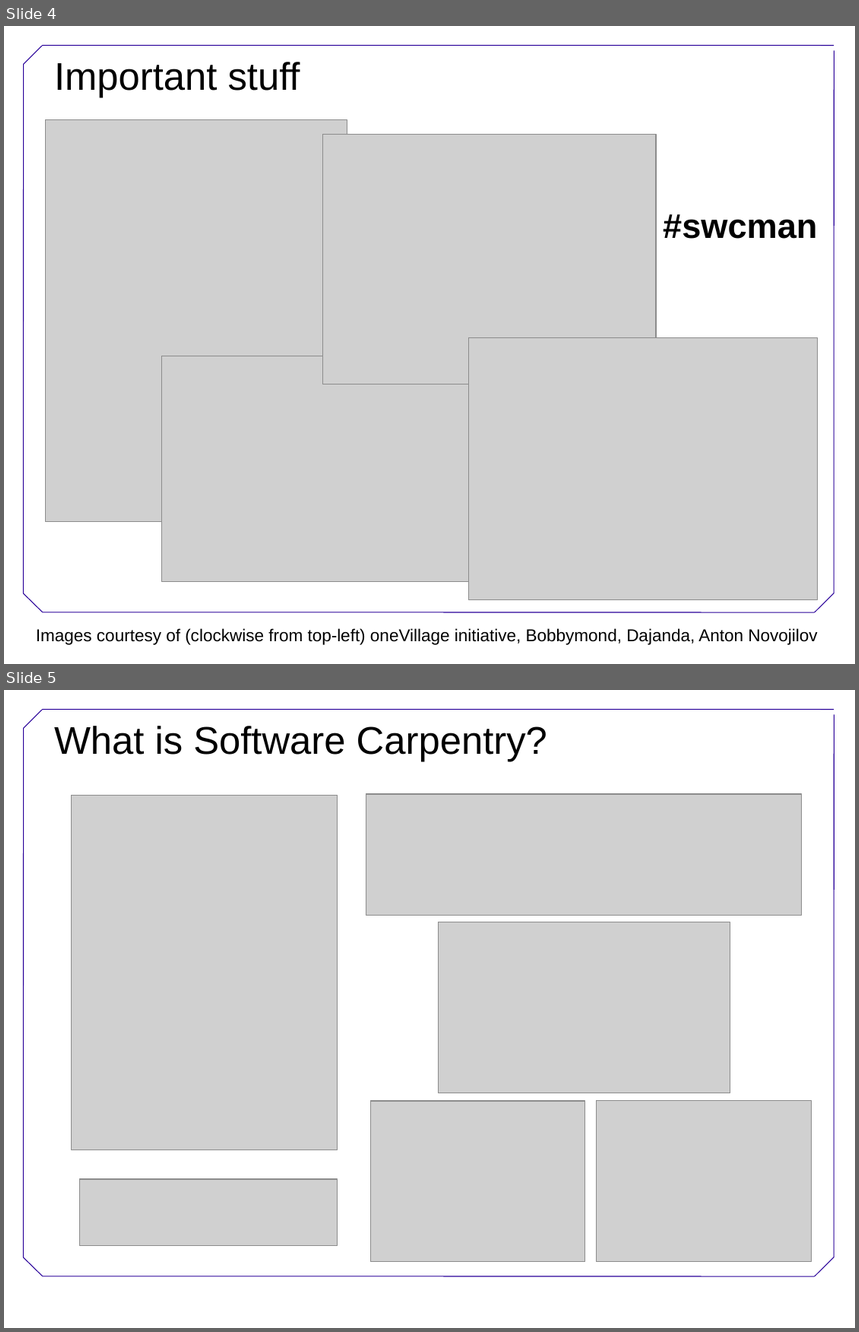
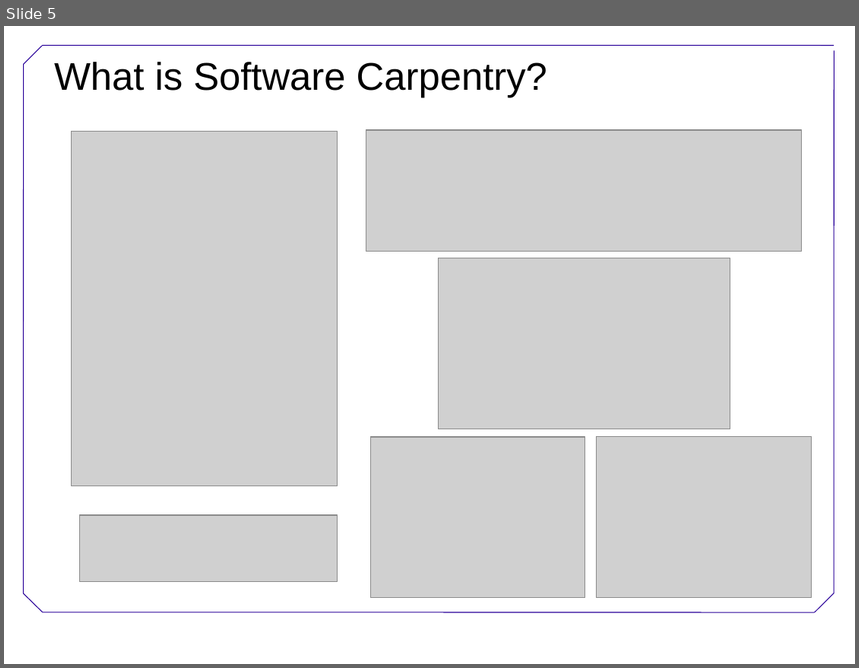
Before and after one commit to swcarpentry/DEPRECATED-boot-camps, a slide deck: Welcome.ppt. Shown one above the other, each under a label of ours: slides 4 and 5 before the commit, slide 5 after it. The pictures are 859x1332 and 859x668 pixels, drawn with LibreOffice and Linux fonts; fonts in the diff are those of the drawing; grey boxes stand for pictures; background and template pictures are left out. Boxes give left, top, right and bottom in pixels: in the first picture for what was removed or moved away, otherwise in the second. Text is boxed around its words. In the diff, an @@ line names an element or a change of style, - is before the commit and + after.

```diff
--- a/Welcome.ppt
+++ b/Welcome.ppt
@@ slide 4 removed at [4,26,855,664], background #FFFFFF; not listed: 8 template elements that a slide beside it also shows @@
@@ title removed at [54,62,300,97] @@
-Important stuff
@@ picture removed at [45,120,347,523] @@
@@ picture removed at [323,134,657,385] @@
@@ text removed at [663,214,817,239] @@
-#swcman
@@ picture removed at [469,338,818,600] @@
@@ picture removed at [162,357,501,582] @@
@@ text removed at [36,629,817,645] @@
-Images courtesy of (clockwise from top-left) oneVillage initiative, Bobbymond, Dajanda, Anton Novojilov
```
Also in this commit, not shown: 3 slides changed, 2 slides added, 1 other slide removed, 1 other file.
